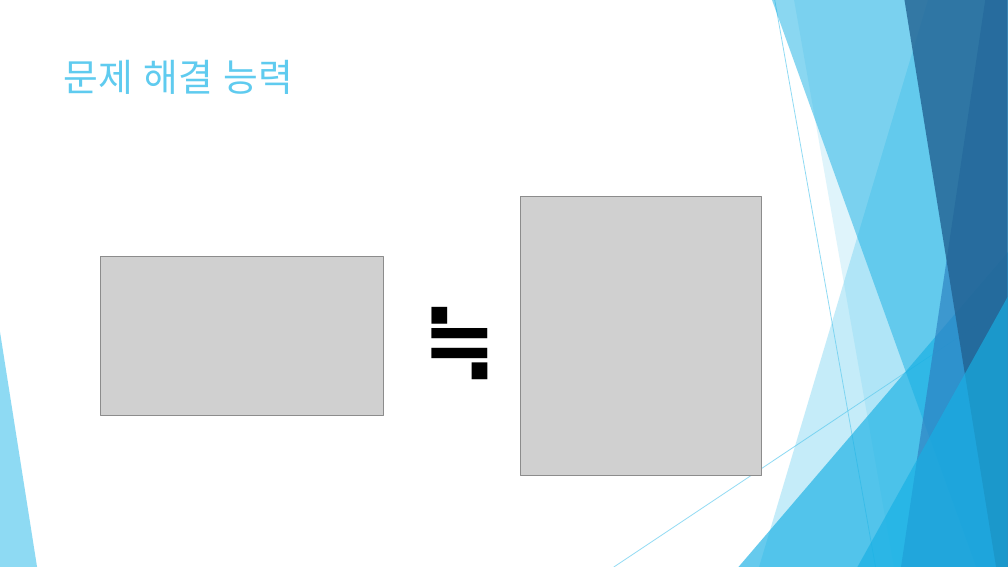
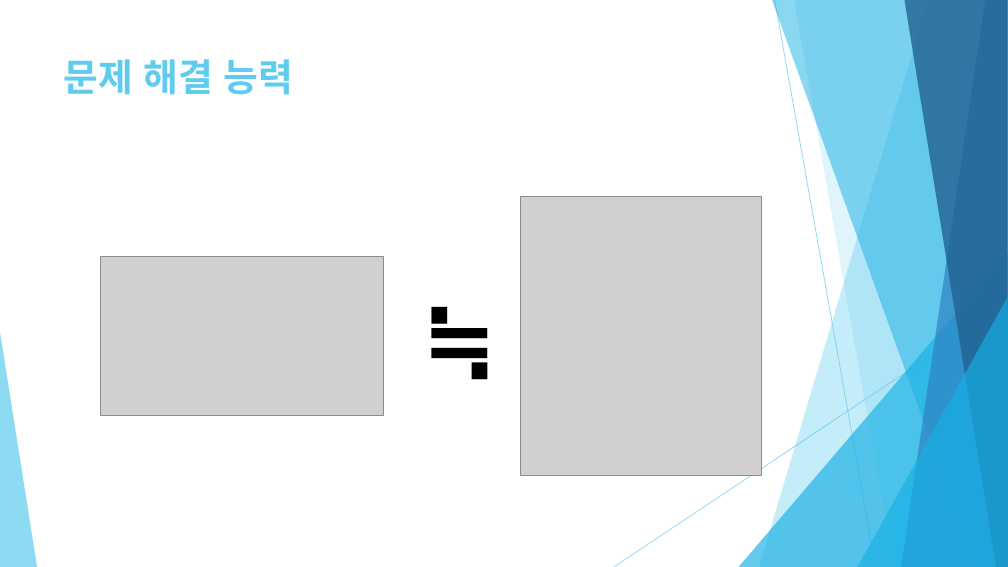
Before and after one commit to healjoo/smallprecious, a slide deck: slide 4 of 코딩교육용 퍼즐게임 제안서.pptx. Drawn at 1008x567 pixels with LibreOffice and Linux fonts; fonts in the diff are those of the drawing; grey boxes stand for pictures. Boxes give left, top, right and bottom in pixels: in the first picture for what was removed or moved away, otherwise in the second. Text is boxed around its words. In the diff, an @@ line names an element or a change of style, - is before the commit and + after.

```diff
--- a/코딩교육용 퍼즐게임 제안서.pptx
+++ b/코딩교육용 퍼즐게임 제안서.pptx
@@ title "문제 해결 능력" at [64,59,294,95]: bold on @@
```
Also in this commit, not shown: 7 other slides changed, 2 slides added, 1 other file.
